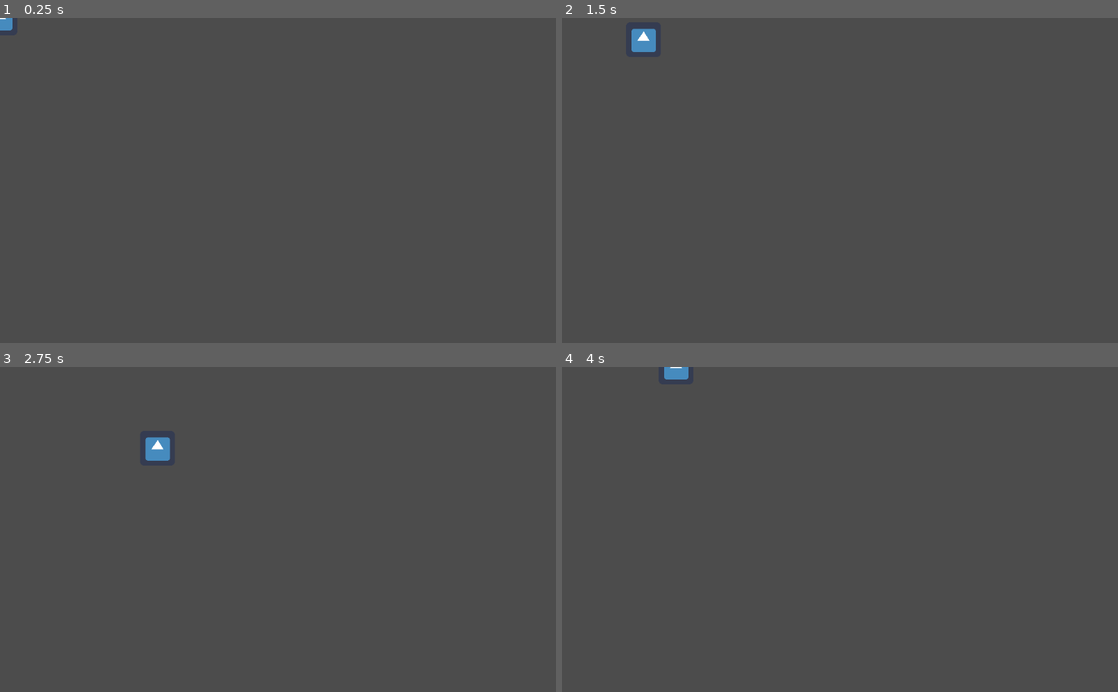
Above: before the commit, frames 1-4 (two rows, left to right).
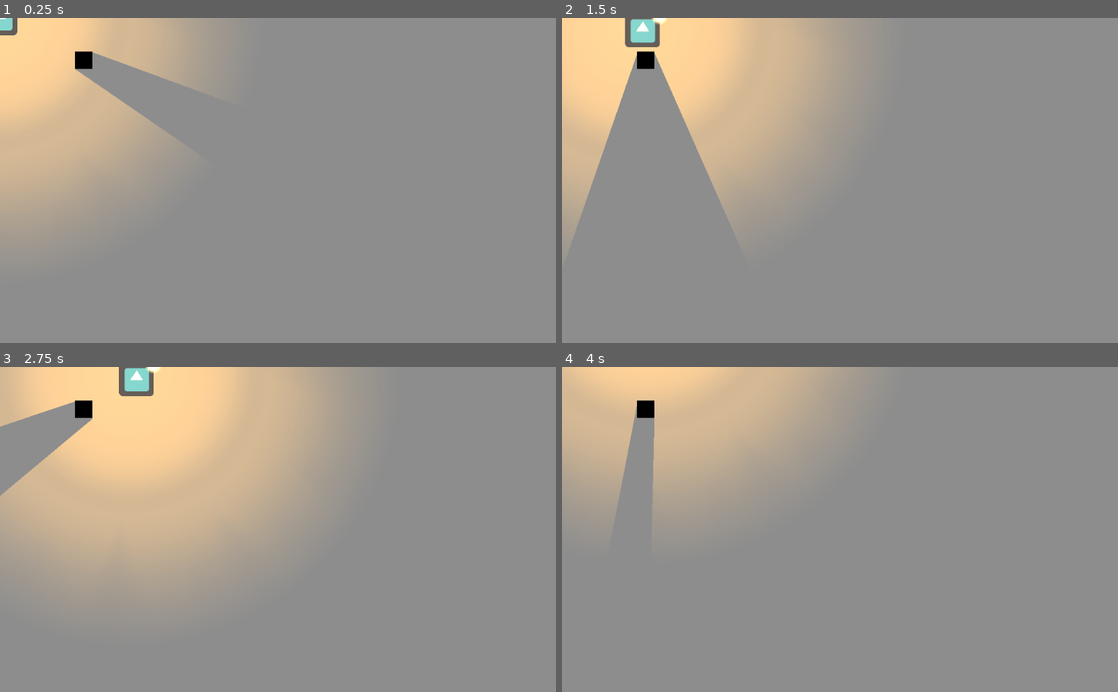
Above: after the commit, the same moments.

Repository: artis-krams/ggj21-lost-slime
Game: Godot game, scene res://Main2D.tscn
Two runs of this game, one before a commit and one after it. Both use one fixed random seed, a clock stepped at 60 frames per second and the inputs below. The engine's default icon, where the game draws it, is replaced by a stand-in: a white triangle on a blue panel in a dark square.
Inputs:
- Up to frame 1 (0.25 s): no input
- Up to frame 2 (1.5 s): tap Enter at 0.5 s; hold Right (right) 0.53-1.28 s; hold S (down) from 1.28 s (still down)
- Up to frame 3 (2.75 s): release S (down) at 2.03 s; hold Right (right) from 2.03 s (still down)
- Up to frame 4 (4 s): release Right (right) at 2.78 s; hold W (up) 2.78-3.53 s; hold A (left) from 3.53 s (still down)

The runs differ from the first frame. In frame 1, 100% of the frame differs, in the area x 0-100%, y 0-100%; in frame 2, 100%; in frame 3, 100%; in frame 4, 100%.

Commit message:
added lighting and rigidbodies

Diff:
--- a/Main2D.tscn
+++ b/Main2D.tscn
@@ -1,9 +1,27 @@
-[gd_scene load_steps=3 format=2]
+[gd_scene load_steps=10 format=2]
 
 [ext_resource path="res://Movement.gd" type="Script" id=1]
 [ext_resource path="res://icon.png" type="Texture" id=2]
+[ext_resource path="res://light.png" type="Texture" id=3]
+[ext_resource path="res://spot.png" type="Texture" id=4]
+[ext_resource path="res://background.png" type="Texture" id=5]
+[ext_resource path="res://caster.png" type="Texture" id=6]
+
+[sub_resource type="CircleShape2D" id=2]
+radius = 35.4777
+
+[sub_resource type="OccluderPolygon2D" id=1]
+polygon = PoolVector2Array( -219.124, 124.423, -187.658, 125.13, -188.365, 92.6034, -218.771, 92.9569 )
+
+[sub_resource type="CircleShape2D" id=3]
+radius = 19.7079
 
 [node name="Node2D" type="Node2D"]
+
+[node name="BackgroundSprite" type="Sprite" parent="."]
+position = Vector2( -8.00012, 1.99997 )
+scale = Vector2( 24.375, 16.5313 )
+texture = ExtResource( 5 )
 
 [node name="KinematicBody2D" type="KinematicBody2D" parent="."]
 script = ExtResource( 1 )
@@ -11,4 +29,33 @@
 [node name="Sprite" type="Sprite" parent="KinematicBody2D"]
 texture = ExtResource( 2 )
 
+[node name="Light2D" type="Light2D" parent="KinematicBody2D"]
+position = Vector2( 4.35678, 2.13105 )
+texture = ExtResource( 3 )
+color = Color( 0.929412, 0.560784, 0.0862745, 1 )
+shadow_enabled = true
+
+[node name="Sprite" type="Sprite" parent="KinematicBody2D/Light2D"]
+position = Vector2( 27.1867, -27.6258 )
+scale = Vector2( 0.384269, 0.384269 )
+texture = ExtResource( 4 )
+
 [node name="CollisionShape2D" type="CollisionShape2D" parent="KinematicBody2D"]
+position = Vector2( -0.629883, 0 )
+shape = SubResource( 2 )
+
+[node name="Koki" type="Node2D" parent="."]
+
+[node name="StaticBody2D" type="StaticBody2D" parent="Koki"]
+
+[node name="Sprite" type="Sprite" parent="Koki/StaticBody2D"]
+position = Vector2( 154.125, 78.3991 )
+texture = ExtResource( 6 )
+
+[node name="LightOccluder2D" type="LightOccluder2D" parent="Koki/StaticBody2D/Sprite"]
+position = Vector2( 204, -108 )
+occluder = SubResource( 1 )
+
+[node name="CollisionShape2D" type="CollisionShape2D" parent="Koki/StaticBody2D"]
+position = Vector2( 153.622, 77.3408 )
+shape = SubResource( 3 )
Binary file added: background.png
Not shown, added: background.png.import
Binary file added: caster.png
Binary file added: light.png
Not shown, added: light.png.import
Binary file added: spot.png
Not shown, added: spot.png.import
